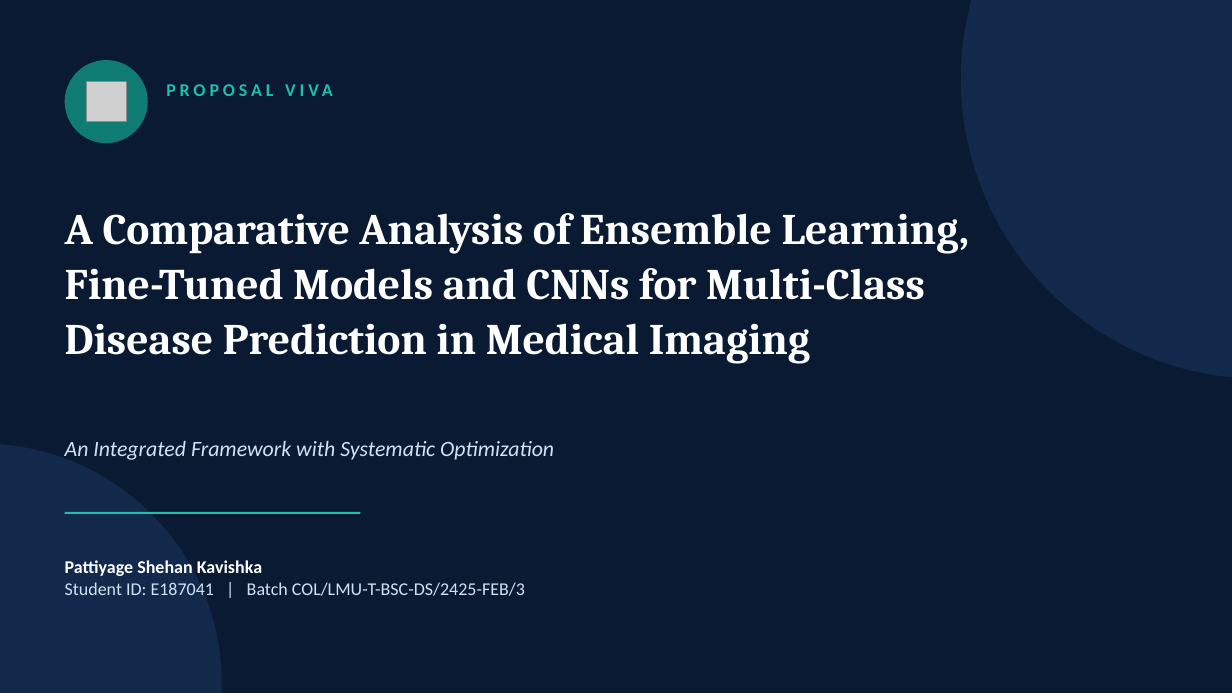
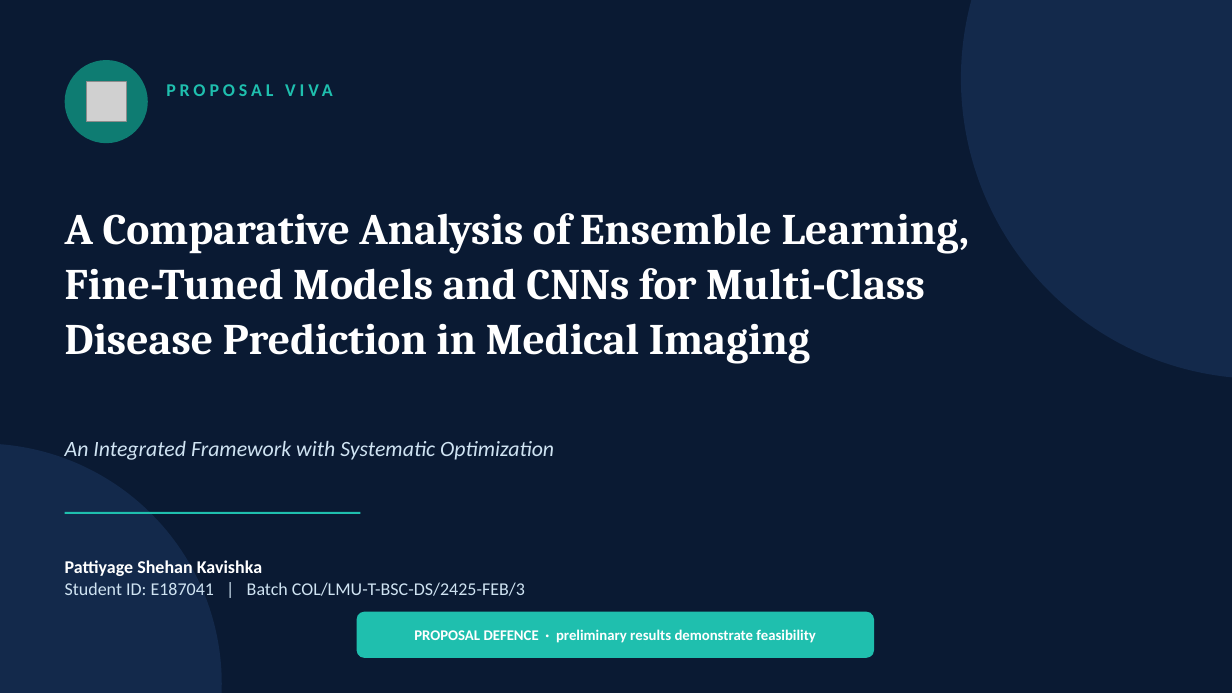
Before and after one commit to Shehank98/LMU_Research, a slide deck: slide 1 of Brain_Tumour_Viva_updated.pptx. Drawn at 1232x693 pixels with LibreOffice and Linux fonts; fonts in the diff are those of the drawing; grey boxes stand for pictures. Boxes give left, top, right and bottom in pixels: in the first picture for what was removed or moved away, otherwise in the second. Text is boxed around its words. In the diff, an @@ line names an element or a change of style, - is before the commit and + after.

```diff
--- a/Brain_Tumour_Viva_updated.pptx
+++ b/Brain_Tumour_Viva_updated.pptx
@@ rounded rectangle added at (x1=357, y1=612, x2=874, y2=658), fill #1FBFAE @@
@@ text added at (x1=414, y1=629, x2=816, y2=643), 11.5 pt, text #FFFFFF, bold @@
+PROPOSAL DEFENCE · preliminary results demonstrate feasibility
```
Also in this commit, not shown: 1 other slide changed, 2 slides added.
